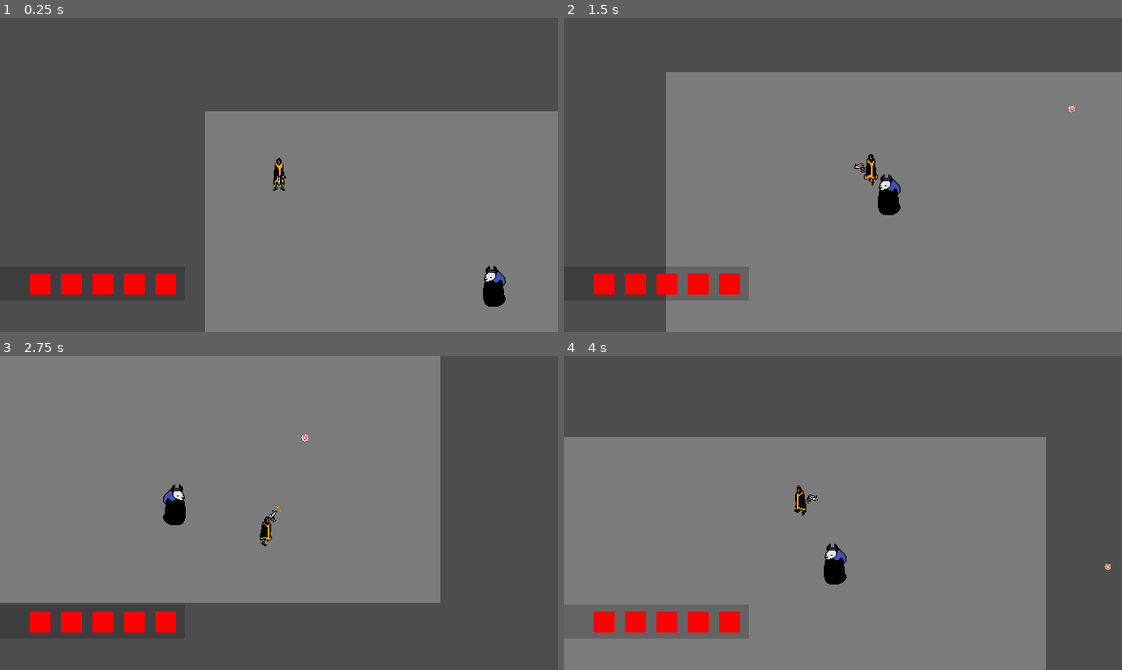
Above: before the commit, frames 1-4 (two rows, left to right).
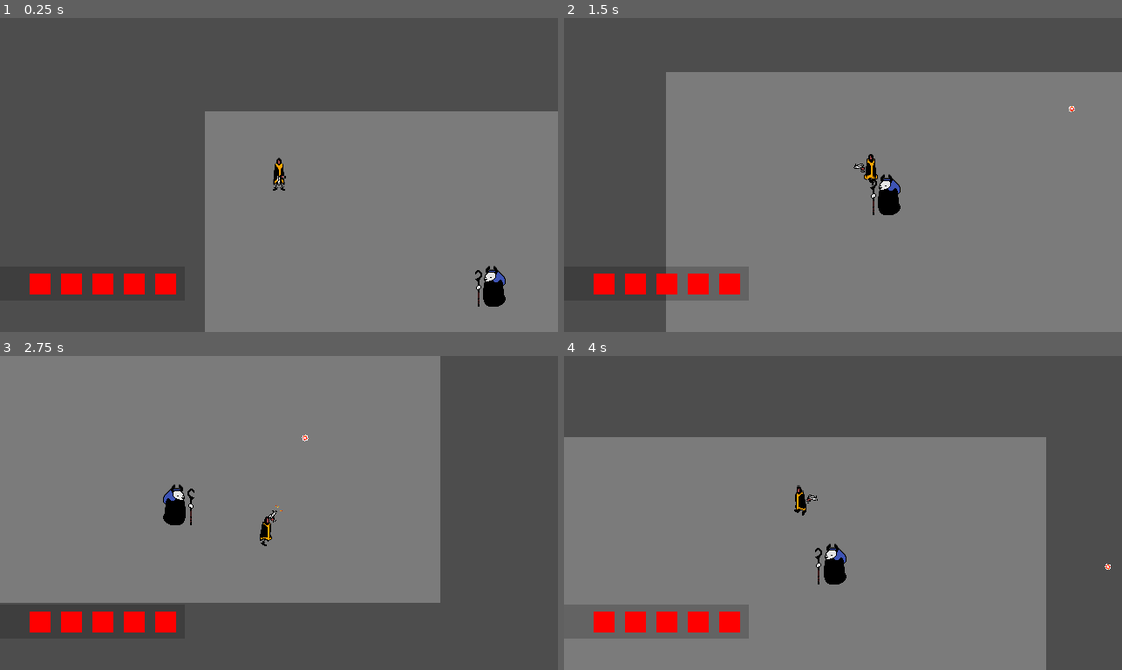
Above: after the commit, the same moments.

Repository: Lukko-Digital/WellesleyGameJam2024
Game: Godot game, scene res://src/main.tscn
Same seed, same stepped clock (60 frames per second), same inputs: the game is played once before the commit and once after it.
Inputs (mouse positions are in pixels of both pictures, inside the frame that each line leads up to):
- Up to frame 1 (0.25 s): no input
- Up to frame 2 (1.5 s): move the mouse to (965, 159) at 0.52 s; press the mouse at (965, 159) at 0.53 s; hold D (right) 0.53-1.28 s; move the mouse to (731, 190) at 1.27 s; release the mouse at (731, 190) at 1.28 s; hold S (down) from 1.28 s (still down); click (731, 190) at 1.35 s
- Up to frame 3 (2.75 s): move the mouse to (334, 443) at 2.02 s; release S (down) at 2.03 s; press the mouse at (334, 443) at 2.03 s; hold D (right) from 2.03 s (still down)
- Up to frame 4 (4 s): move the mouse to (815, 575) at 2.77 s; release D (right) at 2.78 s; release the mouse at (815, 575) at 2.78 s; hold W (up) 2.78-3.53 s; click (815, 575) at 2.85 s; move the mouse to (1010, 560) at 3.52 s; press the mouse at (1010, 560) at 3.53 s; hold A (left) from 3.53 s (still down)

The runs differ from the first frame. In frame 1, less than 0.1% of the frame differs, in the area x 85-87%, y 80-92%; in frame 2, less than 0.1%; in frame 3, less than 0.1%; in frame 4, less than 0.1%.

Commit message:
add staff

Diff:
--- a/src/enemies/ranged_guy.gd
+++ b/src/enemies/ranged_guy.gd
@@ -1,6 +1,7 @@
 extends Enemy
 
 @onready var sprite: AnimatedSprite2D = $AnimatedSprite2D
+@onready var staff: AnimatedSprite2D = $staff
 
 func _physics_process(delta):
 	super(delta)
@@ -10,4 +11,7 @@
 		sprite.play("walk")
 		if velocity.x < 0:
 			sprite.flip_h = true
-		else: sprite.flip_h = false
+			staff.scale = Vector2(-1, 1)
+		else:
+			sprite.flip_h = false
+			staff.scale = Vector2(1, 1)
--- a/src/enemies/ranged_guy.tscn
+++ b/src/enemies/ranged_guy.tscn
@@ -1,8 +1,9 @@
-[gd_scene load_steps=11 format=3 uid="uid://csd083n25xvrm"]
+[gd_scene load_steps=12 format=3 uid="uid://csd083n25xvrm"]
 
 [ext_resource type="PackedScene" uid="uid://b33ct127hnjpg" path="res://src/abstract_base_classes/enemy.tscn" id="1_7dk8x"]
 [ext_resource type="Script" path="res://src/enemies/ranged_guy.gd" id="2_ilfx5"]
 [ext_resource type="Texture2D" uid="uid://bkbh4i5fs1cy8" path="res://assets/png/enemy_ranged-sheet.png" id="3_dsd7j"]
+[ext_resource type="PackedScene" uid="uid://cmcbsdghdl3tb" path="res://src/enemies/staff.tscn" id="4_yogfi"]
 
 [sub_resource type="AtlasTexture" id="AtlasTexture_kcoah"]
 atlas = ExtResource("3_dsd7j")
@@ -66,6 +67,8 @@
 sprite_frames = SubResource("SpriteFrames_5xe8q")
 animation = &"idle"
 
+[node name="staff" parent="enemy" instance=ExtResource("4_yogfi")]
+
 [node name="CollisionShape2D" type="CollisionShape2D" parent="enemy"]
 position = Vector2(2, 3)
 shape = SubResource("CapsuleShape2D_p51o4")
--- /dev/null
+++ b/src/enemies/staff.tscn
@@ -0,0 +1,70 @@
+[gd_scene load_steps=10 format=3 uid="uid://cmcbsdghdl3tb"]
+
+[ext_resource type="Texture2D" uid="uid://cs67v3qgeogjj" path="res://assets/png/enemy_ranged_staff-sheet.png" id="1_ul4fe"]
+
+[sub_resource type="AtlasTexture" id="AtlasTexture_deftu"]
+atlas = ExtResource("1_ul4fe")
+region = Rect2(53, 0, 53, 70)
+
+[sub_resource type="AtlasTexture" id="AtlasTexture_c33ch"]
+atlas = ExtResource("1_ul4fe")
+region = Rect2(106, 0, 53, 70)
+
+[sub_resource type="AtlasTexture" id="AtlasTexture_20oxg"]
+atlas = ExtResource("1_ul4fe")
+region = Rect2(159, 0, 53, 70)
+
+[sub_resource type="AtlasTexture" id="AtlasTexture_twnfx"]
+atlas = ExtResource("1_ul4fe")
+region = Rect2(212, 0, 53, 70)
+
+[sub_resource type="AtlasTexture" id="AtlasTexture_08qfn"]
+atlas = ExtResource("1_ul4fe")
+region = Rect2(265, 0, 53, 70)
+
+[sub_resource type="AtlasTexture" id="AtlasTexture_mlabt"]
+atlas = ExtResource("1_ul4fe")
+region = Rect2(318, 0, 53, 70)
+
+[sub_resource type="AtlasTexture" id="AtlasTexture_a1kfi"]
+atlas = ExtResource("1_ul4fe")
+region = Rect2(0, 0, 53, 70)
+
+[sub_resource type="SpriteFrames" id="SpriteFrames_jjukk"]
+animations = [{
+"frames": [{
+"duration": 1.0,
+"texture": SubResource("AtlasTexture_deftu")
+}, {
+"duration": 1.0,
+"texture": SubResource("AtlasTexture_c33ch")
+}, {
+"duration": 4.0,
+"texture": SubResource("AtlasTexture_20oxg")
+}, {
+"duration": 1.0,
+"texture": SubResource("AtlasTexture_twnfx")
+}, {
+"duration": 1.0,
+"texture": SubResource("AtlasTexture_08qfn")
+}, {
+"duration": 1.0,
+"texture": SubResource("AtlasTexture_mlabt")
+}],
+"loop": false,
+"name": &"attack",
+"speed": 10.0
+}, {
+"frames": [{
+"duration": 1.0,
+"texture": SubResource("AtlasTexture_a1kfi")
+}],
+"loop": false,
+"name": &"idle",
+"speed": 5.0
+}]
+
+[node name="staff" type="AnimatedSprite2D"]
+sprite_frames = SubResource("SpriteFrames_jjukk")
+animation = &"attack"
+offset = Vector2(19, 0)
